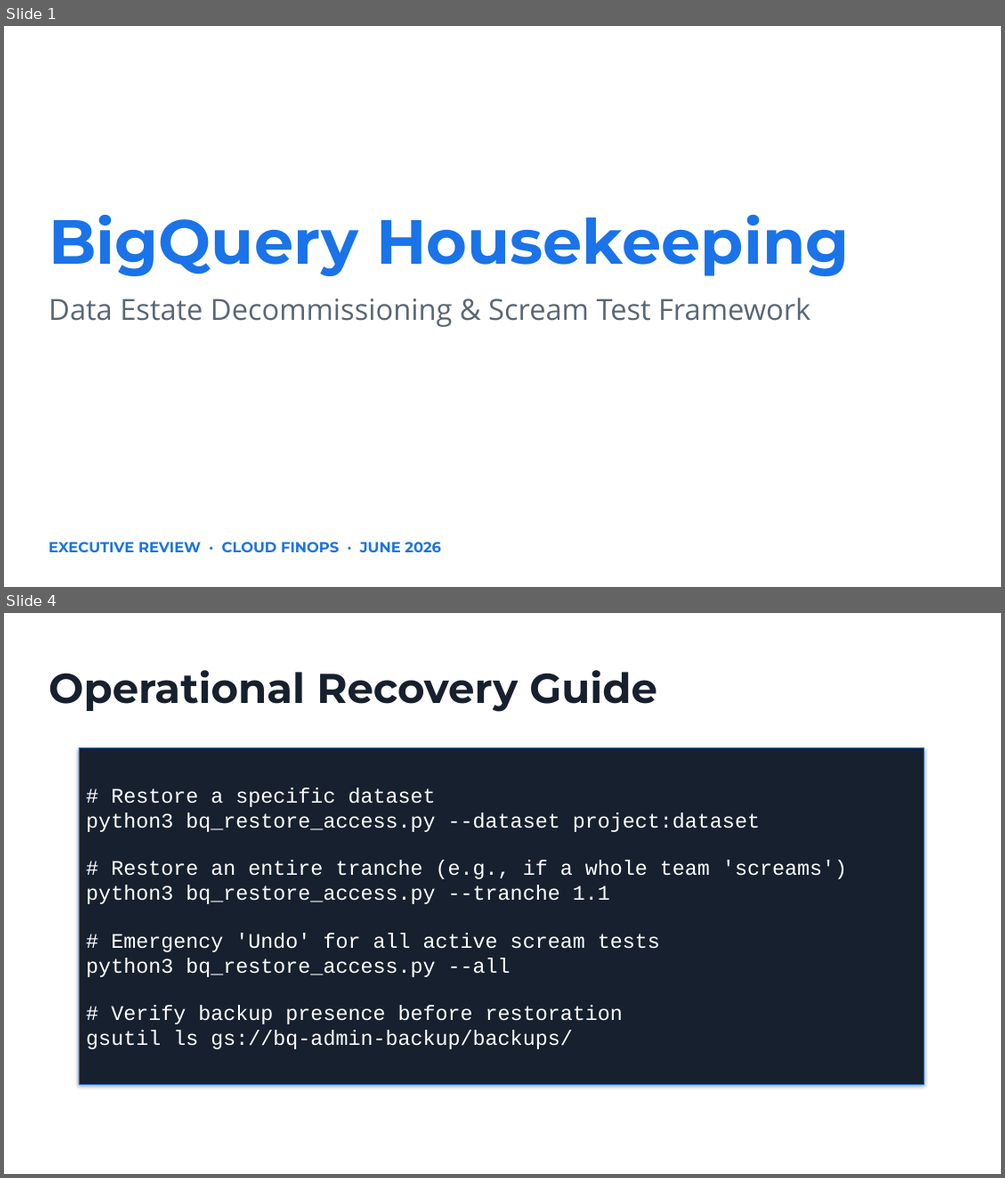
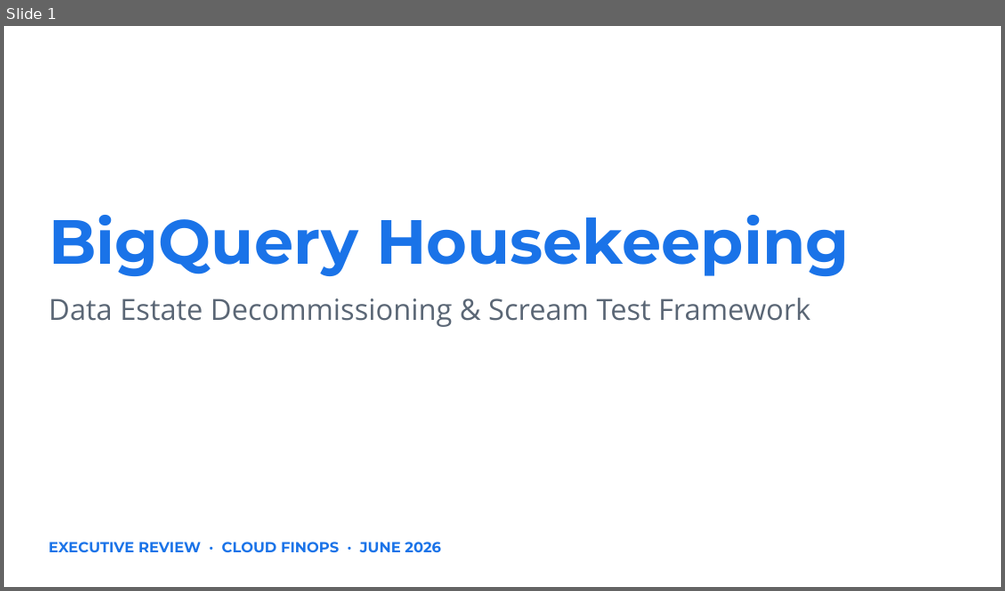
Before and after one commit to alandoddthg/bq-housekeeping, a slide deck: BigQuery_Housekeeping_Process.pptx. Shown one above the other, each under a label of ours: slides 1 and 4 before the commit, slide 1 after it; the slides between them are not shown. The pictures are 1005x1178 and 1005x591 pixels, drawn with LibreOffice and Linux fonts; fonts in the diff are those of the drawing. Boxes give left, top, right and bottom in pixels: in the first picture for what was removed or moved away, otherwise in the second. Text is boxed around its words. In the diff, an @@ line names an element or a change of style, - is before the commit and + after.

Commit message:
feat: include audit control file and expand presentation with tranche details

```diff
--- a/BigQuery_Housekeeping_Process.pptx
+++ b/BigQuery_Housekeeping_Process.pptx
@@ slide 4 removed at (x1=4, y1=613, x2=1001, y2=1174), background #FFFFFF @@
@@ text removed at (x1=48, y1=670, x2=657, y2=712) @@
-Operational Recovery Guide
@@ rectangle removed at (x1=79, y1=747, x2=923, y2=1084) @@
-# Restore a specific dataset
-python3 bq_restore_access.py --dataset project:dataset
-# Restore an entire tranche (e.g., if a whole team 'screams')
-python3 bq_restore_access.py --tranche 1.1
-# Emergency 'Undo' for all active scream tests
-python3 bq_restore_access.py --all
-# Verify backup presence before restoration
-gsutil ls gs://bq-admin-backup/backups/
```
Also in this commit, not shown: 1 slide changed, 3 slides added, 2 other slides removed, 6 other files.
